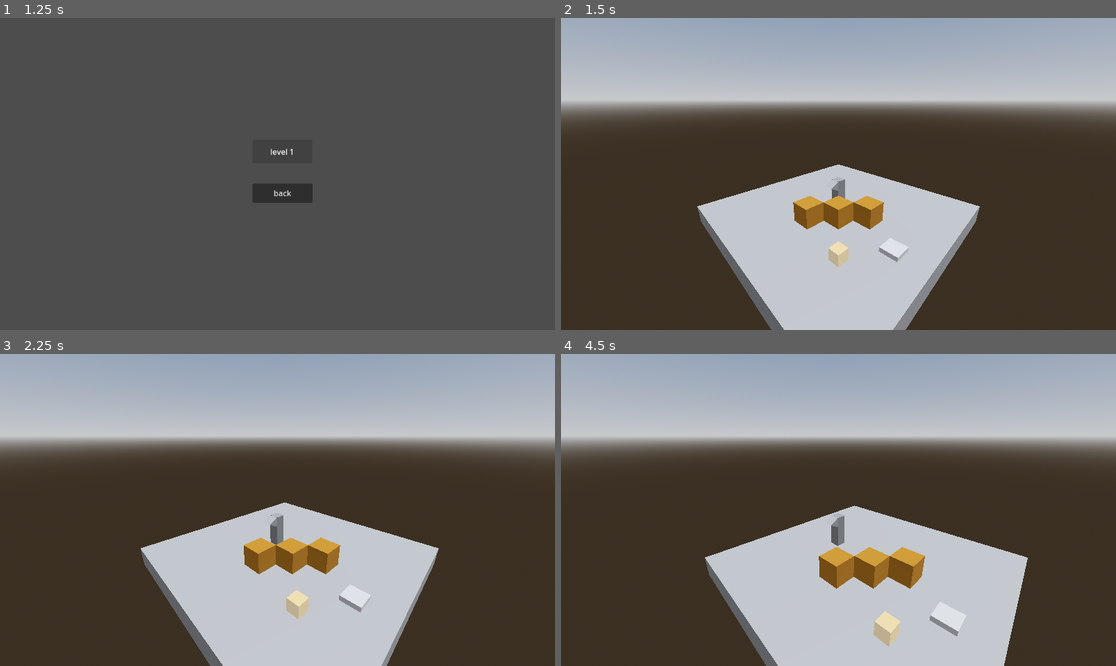
Above: before the commit, frames 1-4 (two rows, left to right).
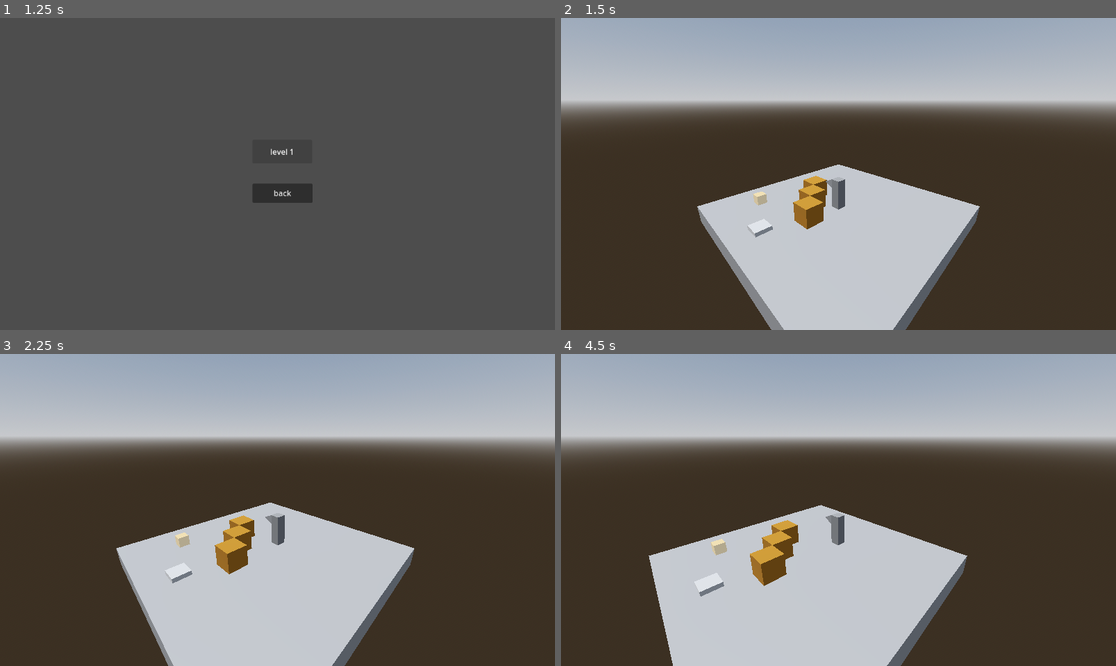
Above: after the commit, the same moments.

Repository: Jnight1104/Iso-Journey
Game: Godot game, scene res://Scenes/Main_menu.tscn
The game is run twice, just before and just after one commit, with the same random seed, the same clock (stepped at 60 frames per second) and the same inputs. The project has no main scene, so this scene is started directly.
Inputs:
- Up to frame 1 (1.25 s): click "Play" at 0.5 s
- Up to frame 2 (1.5 s): click "level 1" at 1.25 s
- Up to frame 3 (2.25 s): tap Enter at 2 s; hold Right (ui_right) from 2.03 s (still down)
- Up to frame 4 (4.5 s): release Right (ui_right) at 2.78 s; hold Down (ui_down) 2.78-3.53 s; hold Right (ui_right) 3.53-4.28 s; tap Space at 4.25 s; hold Up (ui_up) from 4.28 s (still down)

Frame 1 is identical in both runs. In frame 2, 3.6% of the frame differs, in the area x 24-76%, y 50-100%; in frame 3, 9.9%; in frame 4, 17%, in the area x 15-85%, y 48-100%.

Commit message:
updated pressure plate interaction to undo effects when unpressed

Diff:
--- a/Scenes/Level_1.tscn
+++ b/Scenes/Level_1.tscn
@@ -39,7 +39,7 @@
 shape = SubResource("BoxShape3D_quuv3")
 
 [node name="Camera3D" type="Camera3D" parent="."]
-transform = Transform3D(-0.707107, -0.241845, 0.664463, 0, 0.939693, 0.34202, -0.707107, 0.241845, -0.664463, 7, 6, -7)
+transform = Transform3D(-0.707107, 0.241845, -0.664463, 0, 0.939692, 0.34202, 0.707107, 0.241845, -0.664463, -7, 6, -7)
 script = ExtResource("1_g2l8i")
 
 [node name="DirectionalLight3D" type="DirectionalLight3D" parent="."]
--- a/Scenes/Pressure_plate.tscn
+++ b/Scenes/Pressure_plate.tscn
@@ -9,7 +9,7 @@
 albedo_color = Color(0.7, 0.7, 0.7, 1)
 
 [sub_resource type="BoxShape3D" id="BoxShape3D_ai5mk"]
-size = Vector3(0.8, 0.25, 0.8)
+size = Vector3(0.9, 0.25, 0.9)
 
 [node name="Area3D" type="Area3D"]
 script = ExtResource("1_lm0ja")
@@ -21,6 +21,7 @@
 
 [node name="Pressed" type="CSGBox3D" parent="."]
 transform = Transform3D(1, 0, 0, 0, 1, 0, 0, 0, 1, 0, 0.025, 0)
+visible = false
 size = Vector3(0.8, 0.05, 0.8)
 material = SubResource("StandardMaterial3D_w6jl4")
 
@@ -29,3 +30,4 @@
 shape = SubResource("BoxShape3D_ai5mk")
 
 [connection signal="body_entered" from="." to="." method="_pressed"]
+[connection signal="body_exited" from="." to="." method="_released"]
--- a/Scripts/camera.gd
+++ b/Scripts/camera.gd
@@ -5,7 +5,7 @@
 const CAMERA_Y_POS : float = 5.5
 const LERP_RATE : float = 0.2
 const ROTATION_RATE : float = 1
-const STARTING_ROTATION : float = 3 * PI / 4
+const STARTING_ROTATION : float = -3 * PI / 4
 var camera_offset_x : float = 0.0
 var camera_offset_z : float = 0.0
 var camera_offset : Vector3 = Vector3(0, 0, 0)
@@ -19,6 +19,7 @@
 
 # Called every frame. 'delta' is the elapsed time since the previous frame.
 func _process(delta):
+	# Sets target rotation based on player inputs
 	if Input.is_action_pressed("ui_period"):
 		target_rotation += ROTATION_RATE * delta
 	if Input.is_action_pressed("ui_comma"):
--- a/Scripts/pressure_plate.gd
+++ b/Scripts/pressure_plate.gd
@@ -2,10 +2,15 @@
 
 @onready var global = get_node("/root/Global")
 signal press_signal
+signal release_signal
 
 # Called when the node enters the scene tree for the first time.
 func _ready():
-	pass # Replace with function body.
+	$Unpressed.show()
+	$Pressed.hide()
+	if global.level == 1:
+		press_signal.connect(get_node("/root/Level/Win_collectible")._unlocked)
+		release_signal.connect(get_node("/root/Level/Win_collectible")._locked)
 
 
 # Called every frame. 'delta' is the elapsed time since the previous frame.
@@ -14,7 +19,12 @@
 
 
 func _pressed(body):
-	print("boop")
-	if global.level == 1:
-		press_signal.connect(get_node("/root/Level/Win_collectible")._win)
-		press_signal.emit()
+	$Pressed.show()
+	$Unpressed.hide()
+	press_signal.emit()
+
+
+func _released(body):
+	$Unpressed.show()
+	$Pressed.hide()
+	release_signal.emit()
--- a/Scripts/win_collectible.gd
+++ b/Scripts/win_collectible.gd
@@ -20,6 +20,11 @@
 		queue_free()
 
 
-func _win():
+func _unlocked():
 	$CSGBox3D.material.albedo_color = OPAQUE_COLOUR
 	unlocked = true
+
+
+func _locked():
+	$CSGBox3D.material.albedo_color = TRANSPARENT_COLOUR
+	unlocked = false
